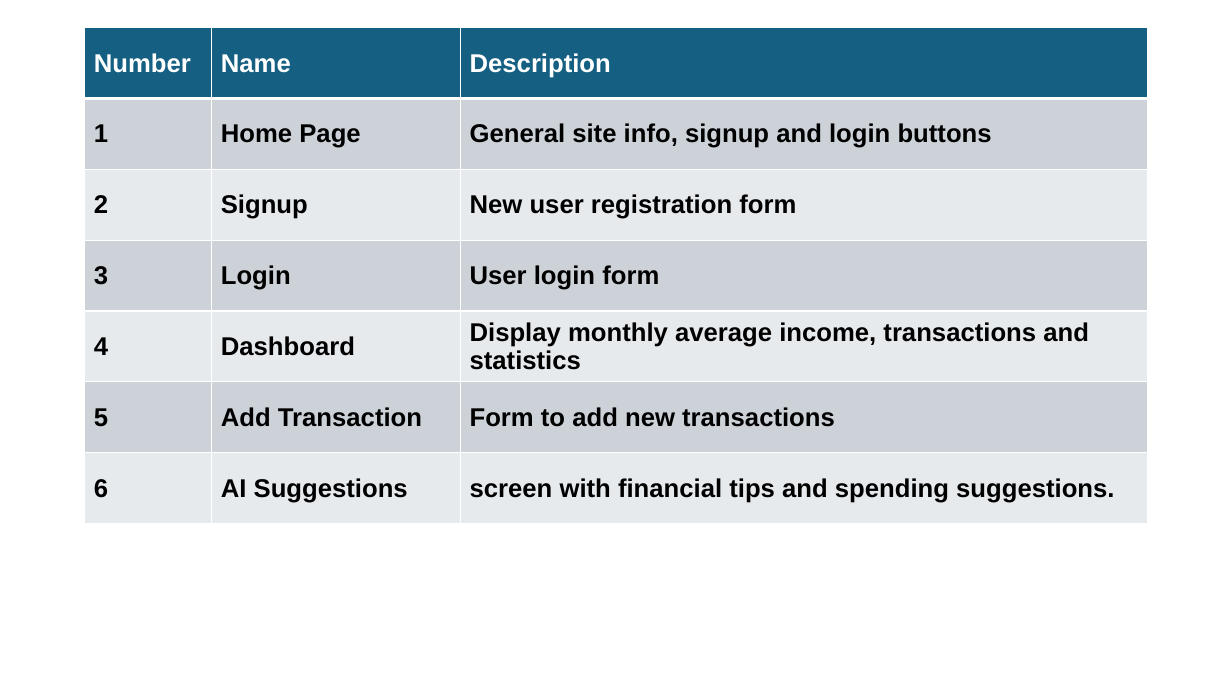
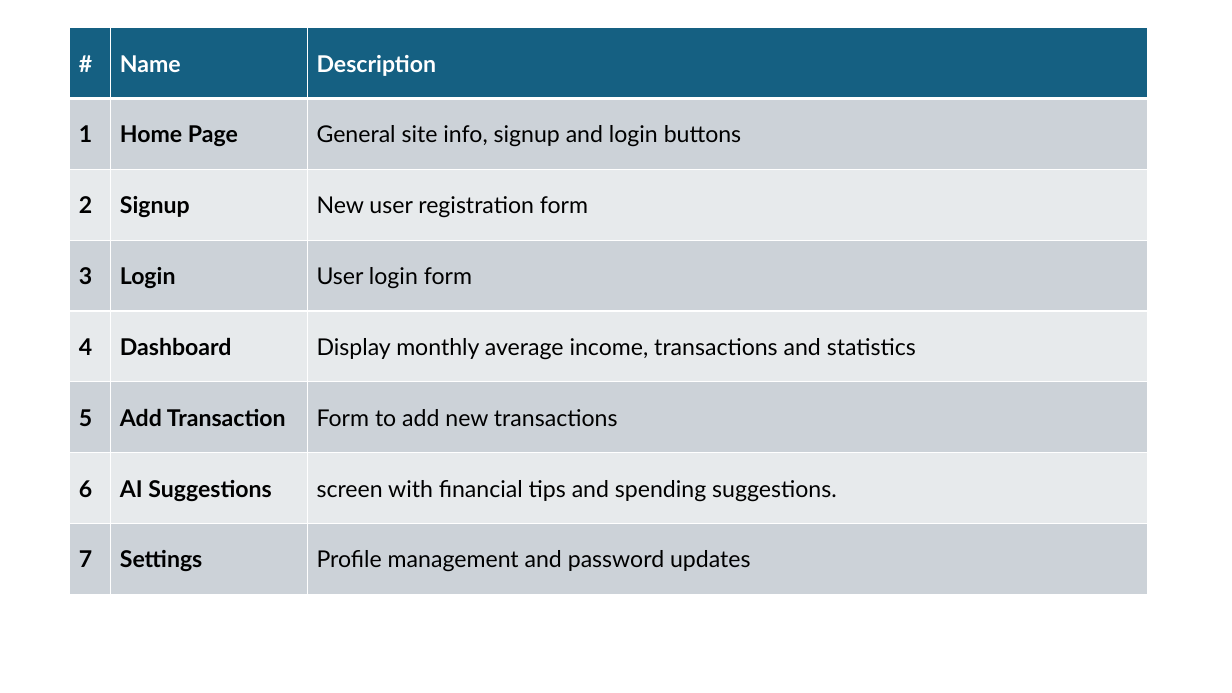
Before and after one commit to Arikatakur/Budget-Management, a slide deck: slide 3 of files/Budget Management Project.pptx. Drawn at 1232x693 pixels with LibreOffice and Linux fonts; fonts in the diff are those of the drawing. Boxes give left, top, right and bottom in pixels: in the first picture for what was removed or moved away, otherwise in the second. Text is boxed around its words. In the diff, an @@ line names an element or a change of style, - is before the commit and + after.

```diff
--- a/files/Budget Management Project.pptx
+++ b/files/Budget Management Project.pptx
@@ table at [69, 28, 1148, 594] @@
-row 1, column 1: Number
+row 1, column 1: #
+row 8: 7 | Settings | Profile management and password updates
@@ table: place and size @@
-table at [85, 28, 1147, 524]
+table at [69, 28, 1148, 594]
```
Also in this commit, not shown: 1 other slide changed, 3 slides added, 2 slides removed.
